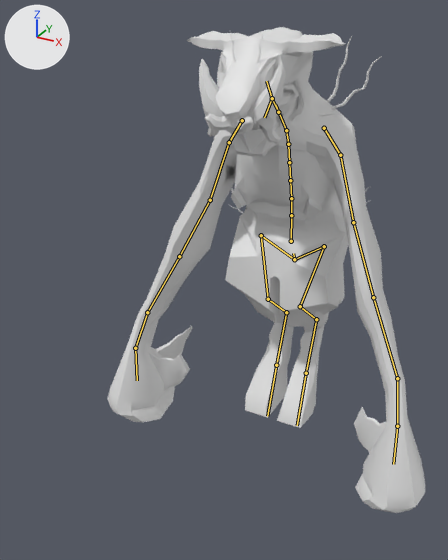
The FBX model Assets/Meshes/MSH_ENEMY_1.fbx as it was, and as the next commit left it.
One viewpoint serves both versions: a 50 mm lens placed at (1.12, -2.5, 2.06), pointed at (0.03, -0.52, 1.07). Arrows for +X, +Y and +Z are at upper left; the lights stay in place. The bones that bend it are drawn over the model as lines.
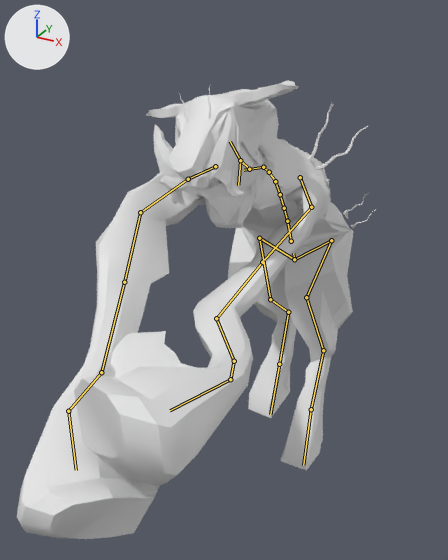
The newer file adds an action. The first version stands in its rest pose; the second is drawn at frame 18 of the action 'Armature|ANI_ATTACK'.

The change, as a diff of the scene's bpy script:
```diff
--- a/Assets/Meshes/MSH_ENEMY_1.fbx.py
+++ b/Assets/Meshes/MSH_ENEMY_1.fbx.py
@@ bone_hip_l @@
 bone_hip_l = bpy.data.objects['Armature'].pose.bones['HIP_L']  # child of 'SPINE_08'
-bone_hip_l.rotation_quaternion = (1.0, 0.0, 0.0, 0.0)  # degrees (0, 0, 0)
+bone_hip_l.rotation_quaternion = (0.912, 0.112, -0.328, 0.221)  # degrees (4, -40, 26)
@@ bone_leg_upper_l @@
 bone_leg_upper_l = bpy.data.objects['Armature'].pose.bones['LEG_UPPER_L']  # child of 'HIP_L'
-bone_leg_upper_l.rotation_quaternion = (1.0, 0.0, 0.0, 0.0)  # degrees (0, 0, 0)
+bone_leg_upper_l.rotation_quaternion = (0.986, 0.079, 0.079, 0.124)  # degrees (10, 8, 15)
@@ bone_leg_lower_l @@
 bone_leg_lower_l = bpy.data.objects['Armature'].pose.bones['LEG_LOWER_L']  # child of 'LEG_UPPER_L'
-bone_leg_lower_l.rotation_quaternion = (1.0, 0.0, 0.0, 0.0)  # degrees (0, 0, 0)
+bone_leg_lower_l.rotation_quaternion = (0.999, 0.0, 0.0, -0.042)  # degrees (0, 0, -5)
@@ bone_leg_lower_02_l @@
 bone_leg_lower_02_l = bpy.data.objects['Armature'].pose.bones['LEG_LOWER_02_L']  # child of 'LEG_LOWER_L'
-bone_leg_lower_02_l.rotation_quaternion = (1.0, 0.0, 0.0, 0.0)  # degrees (0, 0, 0)
+bone_leg_lower_02_l.rotation_quaternion = (0.953, -0.082, -0.084, 0.281)  # degrees (-12, -7, 34)
@@ bone_foot_l @@
 bone_foot_l = bpy.data.objects['Armature'].pose.bones['FOOT_L']  # child of 'LEG_LOWER_02_L'
-bone_foot_l.rotation_quaternion = (1.0, 0.0, 0.0, 0.0)  # degrees (0, 0, 0)
+bone_foot_l.rotation_quaternion = (0.993, 0.0, 0.0, 0.115)  # degrees (0, 0, 13)
@@ bone_spine_07 @@
 bone_spine_07 = bpy.data.objects['Armature'].pose.bones['SPINE_07']  # child of 'SPINE_08'
-bone_spine_07.rotation_quaternion = (1.0, 0.0, 0.0, 0.0)  # degrees (0, 0, 0)
+bone_spine_07.rotation_quaternion = (0.981, 0.195, 0.0, 0.0)  # degrees (22, 0, 0)
@@ bone_spine_03 @@
 bone_spine_03 = bpy.data.objects['Armature'].pose.bones['SPINE_03']  # child of 'SPINE_04'
-bone_spine_03.rotation_quaternion = (1.0, 0.0, 0.0, 0.0)  # degrees (0, 0, 0)
+bone_spine_03.rotation_quaternion = (0.992, 0.128, 0.0, 0.0)  # degrees (15, 0, 0)
@@ bone_shoulder_l @@
 bone_shoulder_l = bpy.data.objects['Armature'].pose.bones['SHOULDER_L']  # child of 'SPINE_01'
-bone_shoulder_l.rotation_quaternion = (1.0, 0.0, 0.0, 0.0)  # degrees (0, 0, 0)
+bone_shoulder_l.rotation_quaternion = (0.794, 0.485, -0.341, -0.132)  # degrees (71, -24, -36)
@@ bone_arm_upper_l @@
 bone_arm_upper_l = bpy.data.objects['Armature'].pose.bones['ARM_UPPER_L']  # child of 'SHOULDER_L'
-bone_arm_upper_l.rotation_quaternion = (1.0, 0.0, 0.0, 0.0)  # degrees (0, 0, 0)
+bone_arm_upper_l.rotation_quaternion = (0.886, -0.087, -0.306, -0.338)  # degrees (4, -37, -43)
@@ bone_arm_upper_02_l @@
 bone_arm_upper_02_l = bpy.data.objects['Armature'].pose.bones['ARM_UPPER_02_L']  # child of 'ARM_UPPER_L'
-bone_arm_upper_02_l.rotation_quaternion = (1.0, 0.0, 0.0, 0.0)  # degrees (0, 0, 0)
+bone_arm_upper_02_l.rotation_quaternion = (0.975, 0.209, -0.021, -0.07)  # degrees (24, -1, -8)
@@ bone_arm_lower_l @@
 bone_arm_lower_l = bpy.data.objects['Armature'].pose.bones['ARM_LOWER_L']  # child of 'ARM_UPPER_02_L'
-bone_arm_lower_l.rotation_quaternion = (1.0, 0.0, 0.0, 0.0)  # degrees (0, 0, 0)
+bone_arm_lower_l.rotation_quaternion = (0.891, 0.407, -0.199, 0.042)  # degrees (50, -23, -5)
@@ bone_arm_lower_02_l @@
 bone_arm_lower_02_l = bpy.data.objects['Armature'].pose.bones['ARM_LOWER_02_L']  # child of 'ARM_LOWER_L'
-bone_arm_lower_02_l.rotation_quaternion = (1.0, 0.0, 0.0, 0.0)  # degrees (0, 0, 0)
+bone_arm_lower_02_l.rotation_quaternion = (0.993, -0.118, 0.023, -0.011)  # degrees (-14, 3, -2)
@@ bone_hand_l @@
 bone_hand_l = bpy.data.objects['Armature'].pose.bones['HAND_L']  # child of 'ARM_LOWER_02_L'
-bone_hand_l.rotation_quaternion = (1.0, 0.0, 0.0, 0.0)  # degrees (0, 0, 0)
+bone_hand_l.rotation_quaternion = (0.974, -0.227, 0.006, 0.0)  # degrees (-26, 1, 0)
@@ bone_shoulder_r @@
 bone_shoulder_r = bpy.data.objects['Armature'].pose.bones['SHOULDER_R']  # child of 'SPINE_01'
-bone_shoulder_r.rotation_quaternion = (1.0, 0.0, 0.0, 0.0)  # degrees (0, 0, 0)
+bone_shoulder_r.rotation_quaternion = (0.527, 0.68, 0.475, 0.185)  # degrees (113, 14, 60)
@@ bone_arm_upper_r @@
 bone_arm_upper_r = bpy.data.objects['Armature'].pose.bones['ARM_UPPER_R']  # child of 'SHOULDER_R'
-bone_arm_upper_r.rotation_quaternion = (1.0, 0.0, 0.0, 0.0)  # degrees (0, 0, 0)
+bone_arm_upper_r.rotation_quaternion = (0.931, -0.109, 0.346, 0.034)  # degrees (-14, 41, -1)
@@ bone_arm_upper_02_r @@
 bone_arm_upper_02_r = bpy.data.objects['Armature'].pose.bones['ARM_UPPER_02_R']  # child of 'ARM_UPPER_R'
-bone_arm_upper_02_r.rotation_quaternion = (1.0, 0.0, 0.0, 0.0)  # degrees (0, 0, 0)
+bone_arm_upper_02_r.rotation_quaternion = (0.931, -0.31, -0.084, 0.174)  # degrees (-37, -3, 22)
@@ bone_arm_lower_02_r @@
 bone_arm_lower_02_r = bpy.data.objects['Armature'].pose.bones['ARM_LOWER_02_R']  # child of 'ARM_LOWER_R'
-bone_arm_lower_02_r.rotation_quaternion = (1.0, 0.0, 0.0, 0.0)  # degrees (0, 0, 0)
+bone_arm_lower_02_r.rotation_quaternion = (0.984, 0.176, 0.035, -0.016)  # degrees (20, 4, -1)
@@ bone_hand_r @@
 bone_hand_r = bpy.data.objects['Armature'].pose.bones['HAND_R']  # child of 'ARM_LOWER_02_R'
-bone_hand_r.rotation_quaternion = (1.0, 0.0, 0.0, 0.0)  # degrees (0, 0, 0)
+bone_hand_r.rotation_quaternion = (0.989, -0.146, -0.004, 0.0)  # degrees (-17, 0, 0)
@@ bone_neck @@
 bone_neck = bpy.data.objects['Armature'].pose.bones['NECK']  # child of 'SPINE_01'
-bone_neck.rotation_quaternion = (1.0, 0.0, 0.0, 0.0)  # degrees (0, 0, 0)
+bone_neck.rotation_quaternion = (0.97, -0.241, 0.0, 0.0)  # degrees (-28, 0, 0)
@@ bone_head @@
 bone_head = bpy.data.objects['Armature'].pose.bones['HEAD']  # child of 'NECK'
-bone_head.rotation_quaternion = (1.0, 0.0, 0.0, 0.0)  # degrees (0, 0, 0)
+bone_head.rotation_quaternion = (0.983, -0.141, 0.051, 0.106)  # degrees (-16, 7, 11)
@@ bone_jaw @@
 bone_jaw = bpy.data.objects['Armature'].pose.bones['JAW']  # child of 'NECK'
-bone_jaw.rotation_quaternion = (1.0, 0.0, 0.0, 0.0)  # degrees (0, 0, 0)
+bone_jaw.rotation_quaternion = (0.971, 0.238, -0.005, 0.004)  # degrees (28, -1, 0)
@@ bone_hip_r @@
 bone_hip_r = bpy.data.objects['Armature'].pose.bones['HIP_R']  # child of 'SPINE_08'
-bone_hip_r.rotation_quaternion = (1.0, 0.0, 0.0, 0.0)  # degrees (0, 0, 0)
+bone_hip_r.rotation_quaternion = (0.997, -0.022, -0.064, 0.043)  # degrees (-3, -7, 5)
@@ bone_leg_lower_r @@
 bone_leg_lower_r = bpy.data.objects['Armature'].pose.bones['LEG_LOWER_R']  # child of 'LEG_UPPER_R'
-bone_leg_lower_r.rotation_quaternion = (1.0, 0.0, 0.0, 0.0)  # degrees (0, 0, 0)
+bone_leg_lower_r.rotation_quaternion = (0.997, 0.0, 0.0, 0.074)  # degrees (0, 0, 9)
```

Pixel boxes (x1, y1, x2, y2) of what changed, in the pictures (448 x 560 px):
'Cube', posed (13% wider): before (108, 27, 425, 513); after (17, 80, 375, 539)
bone 'HIP_L', root to tip: before (294, 259) to (324, 246); after (294, 259) to (331, 240)
bone 'LEG_UPPER_L', root to tip: before (324, 246) to (300, 306); after (331, 240) to (306, 297)
bone 'LEG_LOWER_L', root to tip: before (300, 306) to (316, 319); after (306, 297) to (323, 350)
bone 'LEG_LOWER_02_L', root to tip: before (316, 319) to (306, 373); after (323, 350) to (311, 409)
bone 'FOOT_L', root to tip: before (306, 373) to (297, 425); after (311, 409) to (303, 465)
bone 'SPINE_07', root to tip: before (291, 241) to (291, 215); after (291, 241) to (287, 221)
bone 'SPINE_03', root to tip: before (289, 162) to (288, 144); after (275, 181) to (269, 172)
bone 'SHOULDER_L', root to tip: before (324, 128) to (340, 155); after (300, 177) to (311, 207)
bone 'ARM_UPPER_L', root to tip: before (340, 155) to (353, 222); after (311, 207) to (262, 262)
bone 'ARM_UPPER_02_L', root to tip: before (353, 222) to (373, 297); after (262, 262) to (216, 318)
bone 'ARM_LOWER_L', root to tip: before (373, 297) to (397, 378); after (216, 318) to (234, 361)
bone 'ARM_LOWER_02_L', root to tip: before (397, 378) to (397, 426); after (234, 361) to (230, 379)
bone 'HAND_L', root to tip: before (397, 426) to (393, 464); after (230, 379) to (170, 410)
bone 'SHOULDER_R', root to tip: before (242, 120) to (229, 142); after (215, 166) to (188, 179)
bone 'ARM_UPPER_R', root to tip: before (229, 142) to (210, 200); after (188, 179) to (140, 212)
bone 'ARM_UPPER_02_R', root to tip: before (210, 200) to (179, 256); after (140, 212) to (124, 282)
bone 'ARM_LOWER_02_R', root to tip: before (147, 312) to (135, 348); after (101, 372) to (68, 411)
bone 'HAND_R', root to tip: before (135, 348) to (137, 380); after (68, 411) to (76, 470)
bone 'NECK', root to tip: before (278, 112) to (272, 98); after (249, 169) to (240, 160)
bone 'HEAD', root to tip: before (272, 98) to (266, 81); after (240, 160) to (230, 141)
bone 'JAW', root to tip: before (272, 98) to (264, 117); after (240, 160) to (238, 185)
bone 'HIP_R', root to tip: before (294, 259) to (261, 235); after (294, 259) to (259, 238)
bone 'LEG_LOWER_R', root to tip: before (268, 299) to (286, 312); after (270, 299) to (288, 312)
